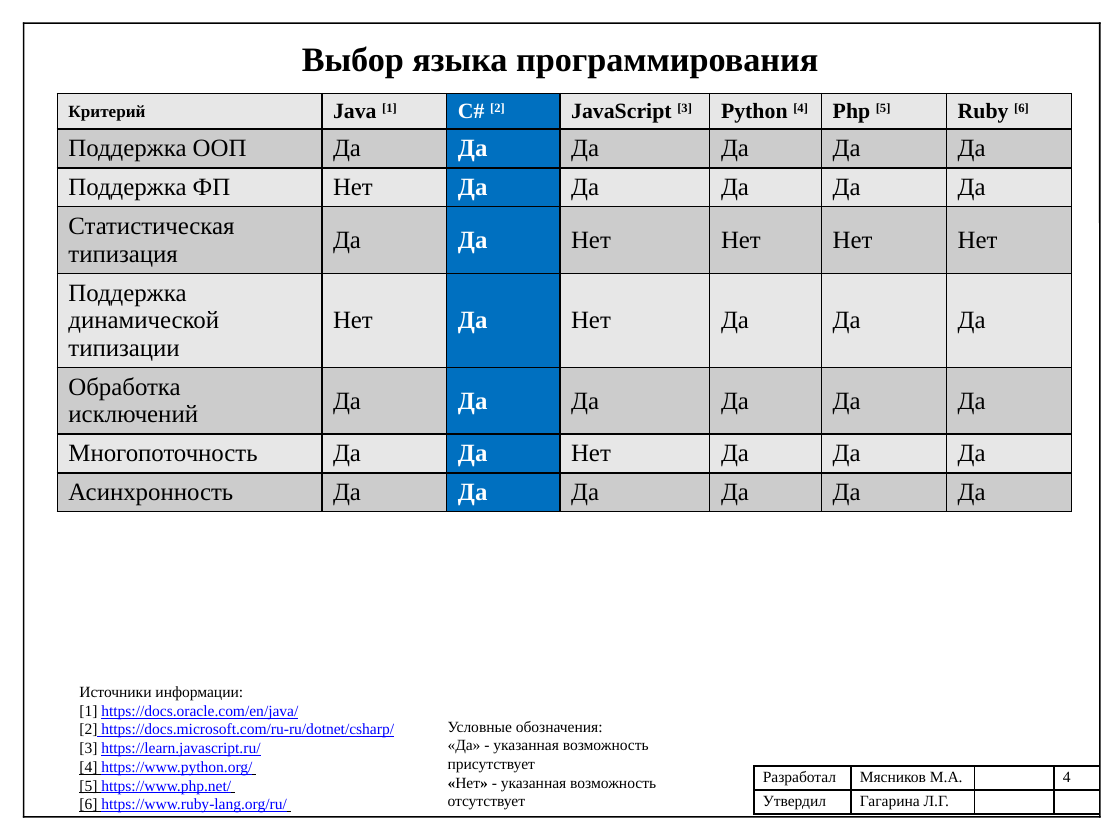
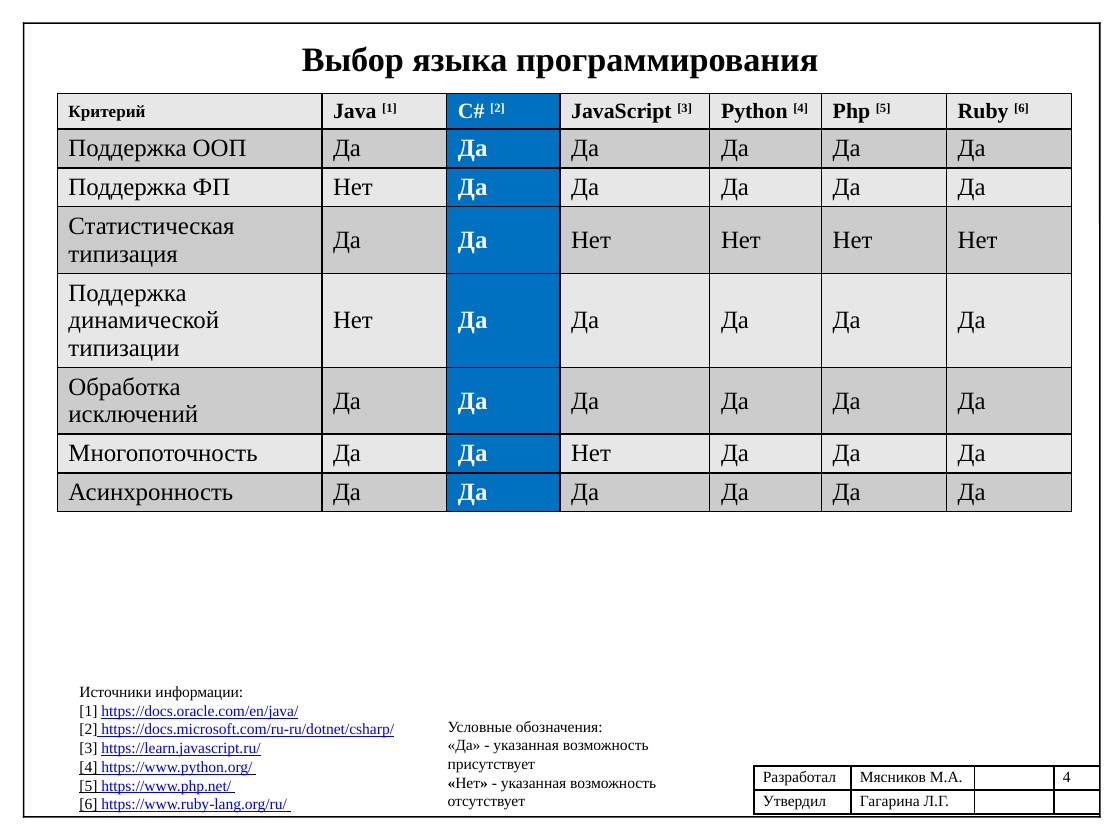
Before and after one commit to mJaJksJ/VCR, a slide deck: slide 4 of Технологическая практика/Презентация отчета.pptx. Drawn at 1120x840 pixels with LibreOffice and Linux fonts; fonts in the diff are those of the drawing. Boxes give left, top, right and bottom in pixels: in the first picture for what was removed or moved away, otherwise in the second. Text is boxed around its words. In the diff, an @@ line names an element or a change of style, - is before the commit and + after.

```diff
--- a/Технологическая практика/Презентация отчета.pptx
+++ b/Технологическая практика/Презентация отчета.pptx
@@ table at <box>57,94,1073,539</box> @@
-row 5, column 4: Нет
+row 5, column 4: Да
```
Also in this commit, not shown: 2 other slides changed, 4 other files.
